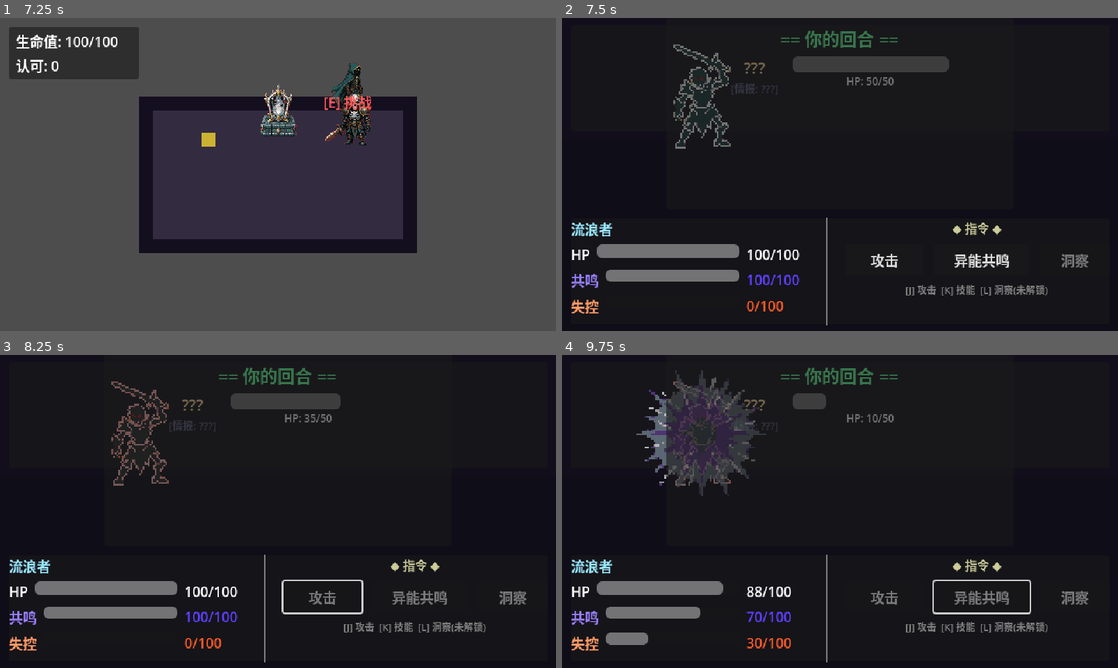
Above: before the commit, frames 1-4 (two rows, left to right).
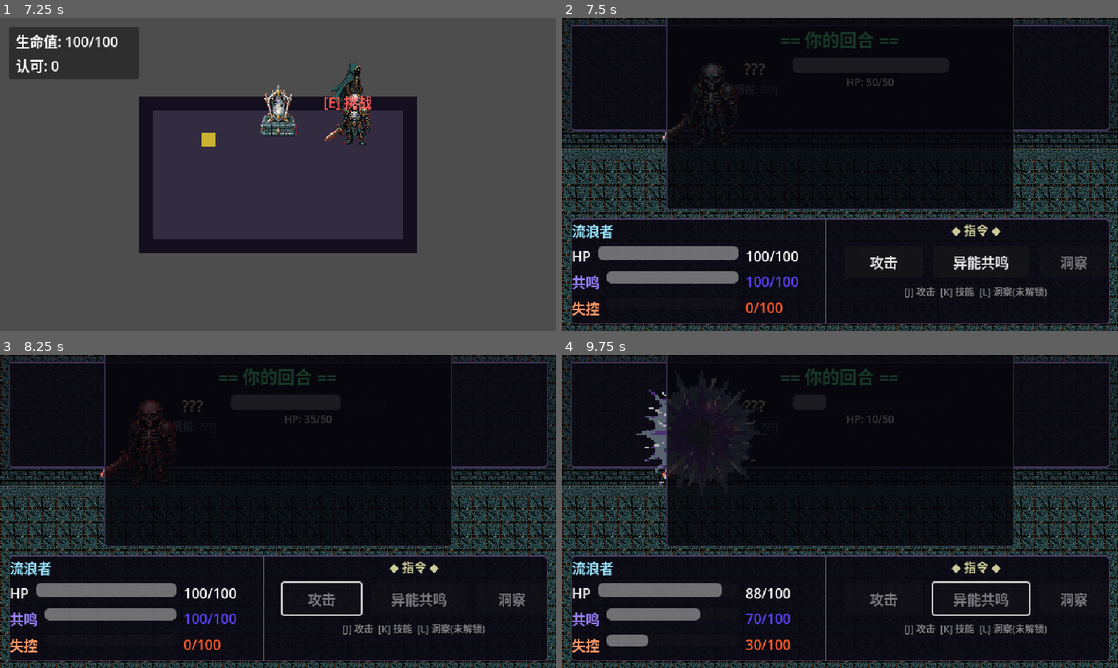
Above: after the commit, the same moments.

Repository: xurobert/deep-tomb-guest
Game: Godot game, scene res://scenes/main.tscn
Two runs of this game, one before a commit and one after it. Both use one fixed random seed, a clock stepped at 60 frames per second and the inputs below.
Inputs:
- Up to frame 1 (7.25 s): tap Enter (ui_accept) at 0.5, 0.77, 1.52, 2, 3.02, 3.77, 4.52, 6.02, 6.77 s; hold E (interact) 0.53-1.28 s; hold W (move_up) 0.53-2.03 s; tap J at 1.35, 3.6, 5.85 s; hold A (move_left) 2.03-3.53 s; tap K at 2.1, 4.35, 6.6 s; tap E (interact) at 2.85 s; hold S (move_down) 3.53-4.28 s; hold D (move_right) 4.28-5.03 s; hold W (move_up) 5.03-5.78 s; hold E (interact) 5.03-5.78 s; hold D (move_right) from 5.78 s (still down)
- Up to frame 2 (7.5 s): keep holding D (move_right); tap E (interact) at 7.35 s
- Up to frame 3 (8.25 s): tap Enter (ui_accept) at 7.52 s; release D (move_right) at 8 s; click "攻击" at 8 s
- Up to frame 4 (9.75 s): hold S (move_down) 8.78-9.5 s; tap J at 8.85 s; click "异能共鸣" at 9.5 s

Frame 1 is identical in both runs. In frame 2, 19% of the frame differs, in the area x 0-100%, y 0-100%; in frame 3, 19%; in frame 4, 21%.

Commit message:
feat(combat): M1 观感打磨 - 战场像素底 + 新战斗骨卫
- 新增战斗骨卫立绘 enemy_bone_guard_combat_idle_00.png (64×64)
- 新增墓穴地板瓦片 tile_combat_floor_00/01/02.png (32×32)
- 新增墙缘瓦片 tile_combat_wall_edge_00.png (32×32)
- 战场背景从纯色 ColorRect 改为像素地板平铺 + 墙缘
- 敌人立绘从剪影换成新战斗 idle（盔甲/颅骨/剑可读）
- HUD 面板添加深色描边和半透明底，去除演示感
- 所有纹理使用 Nearest 过滤，保持硬像素

Co-authored-by: xurobert <xurobert@users.noreply.github.com>

Diff:
--- a/scenes/ui/combat_ui.tscn
+++ b/scenes/ui/combat_ui.tscn
@@ -1,8 +1,46 @@
-[gd_scene load_steps=4 format=3 uid="uid://b0l2p5mkqhtq0"]
+[gd_scene load_steps=9 format=3 uid="uid://b0l2p5mkqhtq0"]
 
 [ext_resource type="Script" path="res://scripts/combat/combat_ui.gd" id="1_script"]
-[ext_resource type="Texture2D" uid="uid://oe8mj8ijjclw" path="res://assets/art/characters/enemies/enemy_bone_guard_combat_sil_idle.png" id="2_enemy"]
+[ext_resource type="Texture2D" uid="uid://b3m1c0mbat1dl3" path="res://assets/art/characters/enemies/enemy_bone_guard_combat_idle_00.png" id="2_enemy"]
 [ext_resource type="Texture2D" uid="uid://bj5r3rmy4h62c" path="res://assets/art/fx/skills/fx_deep_echo_sil_00.png" id="3_fx"]
+[ext_resource type="Texture2D" uid="uid://ctilefl00r00m1" path="res://assets/art/tiles/combat/tile_combat_floor_00.png" id="4_floor"]
+[ext_resource type="Texture2D" uid="uid://ctilewalled00m1" path="res://assets/art/tiles/combat/tile_combat_wall_edge_00.png" id="5_wall"]
+
+[sub_resource type="StyleBoxFlat" id="StyleBoxFlat_hud_top"]
+bg_color = Color(0.04, 0.03, 0.07, 0.85)
+border_width_left = 1
+border_width_top = 1
+border_width_right = 1
+border_width_bottom = 2
+border_color = Color(0.25, 0.2, 0.35, 1)
+corner_radius_left = 4
+corner_radius_right = 4
+corner_radius_bottom_left = 4
+corner_radius_bottom_right = 4
+
+[sub_resource type="StyleBoxFlat" id="StyleBoxFlat_hud_bottom"]
+bg_color = Color(0.04, 0.03, 0.07, 0.9)
+border_width_left = 1
+border_width_top = 2
+border_width_right = 1
+border_width_bottom = 1
+border_color = Color(0.3, 0.25, 0.4, 1)
+corner_radius_top_left = 4
+corner_radius_top_right = 4
+corner_radius_bottom_left = 4
+corner_radius_bottom_right = 4
+
+[sub_resource type="StyleBoxFlat" id="StyleBoxFlat_actionlog"]
+bg_color = Color(0.02, 0.02, 0.04, 0.8)
+border_width_left = 1
+border_width_top = 1
+border_width_right = 1
+border_width_bottom = 1
+border_color = Color(0.2, 0.18, 0.3, 1)
+corner_radius_left = 3
+corner_radius_right = 3
+corner_radius_bottom_left = 3
+corner_radius_bottom_right = 3
 
 [node name="CombatUI" type="CanvasLayer"]
 layer = 10
@@ -15,23 +53,44 @@
 grow_horizontal = 2
 grow_vertical = 2
 
-[node name="BattlefieldBG" type="ColorRect" parent="CombatPanel"]
+[node name="BattlefieldBG" type="Control" parent="CombatPanel"]
 layout_mode = 1
 anchors_preset = 15
 anchor_right = 1.0
 anchor_bottom = 1.0
 grow_horizontal = 2
 grow_vertical = 2
-color = Color(0.06, 0.05, 0.09, 1)
 metadata/_edit_use_custom_anchors = true
 
+[node name="FloorTiles" type="TextureRect" parent="CombatPanel/BattlefieldBG"]
+texture_filter = 0
+layout_mode = 1
+anchors_preset = 15
+anchor_right = 1.0
+anchor_bottom = 1.0
+grow_horizontal = 2
+grow_vertical = 2
+texture = ExtResource("4_floor")
+stretch_mode = 1
+
+[node name="WallEdge" type="TextureRect" parent="CombatPanel/BattlefieldBG"]
+texture_filter = 0
+layout_mode = 1
+anchors_preset = 10
+anchor_right = 1.0
+offset_top = 132.0
+offset_bottom = 164.0
+grow_horizontal = 2
+texture = ExtResource("5_wall")
+stretch_mode = 1
+
 [node name="BattlefieldOverlay" type="ColorRect" parent="CombatPanel/BattlefieldBG"]
 layout_mode = 1
 anchors_preset = 10
 anchor_right = 1.0
-offset_bottom = 140.0
-grow_horizontal = 2
-color = Color(0.08, 0.06, 0.12, 0.6)
+offset_bottom = 132.0
+grow_horizontal = 2
+color = Color(0.03, 0.02, 0.06, 0.4)
 metadata/_edit_use_custom_anchors = true
 
 [node name="TopPanel" type="PanelContainer" parent="CombatPanel"]
@@ -43,6 +102,7 @@
 offset_right = -10.0
 offset_bottom = 130.0
 grow_horizontal = 2
+theme_override_styles/panel = SubResource("StyleBoxFlat_hud_top")
 
 [node name="EnemySection" type="VBoxContainer" parent="CombatPanel/TopPanel"]
 layout_mode = 2
@@ -110,8 +170,8 @@
 
 [node name="EnemySprite" type="Sprite2D" parent="CombatPanel/BattleArea"]
 texture_filter = 0
-position = Vector2(0, -30)
-scale = Vector2(2, 2)
+position = Vector2(0, -20)
+scale = Vector2(1.5, 1.5)
 texture = ExtResource("2_enemy")
 
 [node name="SkillFX" type="Sprite2D" parent="CombatPanel/BattleArea"]
@@ -133,6 +193,7 @@
 offset_bottom = -140.0
 grow_horizontal = 2
 grow_vertical = 0
+theme_override_styles/panel = SubResource("StyleBoxFlat_actionlog")
 
 [node name="ActionLog" type="RichTextLabel" parent="CombatPanel/ActionLogPanel"]
 layout_mode = 2
@@ -151,6 +212,7 @@
 offset_bottom = -8.0
 grow_horizontal = 2
 grow_vertical = 0
+theme_override_styles/panel = SubResource("StyleBoxFlat_hud_bottom")
 
 [node name="HBox" type="HBoxContainer" parent="CombatPanel/BottomPanel"]
 layout_mode = 2
Binary file added: assets/art/characters/enemies/enemy_bone_guard_combat_idle_00.png
Not shown, added: assets/art/characters/enemies/enemy_bone_guard_combat_idle_00.png.import
Binary file added: assets/art/tiles/combat/tile_combat_floor_00.png
Not shown, added: assets/art/tiles/combat/tile_combat_floor_00.png.import
Binary file added: assets/art/tiles/combat/tile_combat_floor_01.png
Not shown, added: assets/art/tiles/combat/tile_combat_floor_01.png.import
Binary file added: assets/art/tiles/combat/tile_combat_floor_02.png
Not shown, added: assets/art/tiles/combat/tile_combat_floor_02.png.import
Binary file added: assets/art/tiles/combat/tile_combat_wall_edge_00.png
Not shown, added: assets/art/tiles/combat/tile_combat_wall_edge_00.png.import
